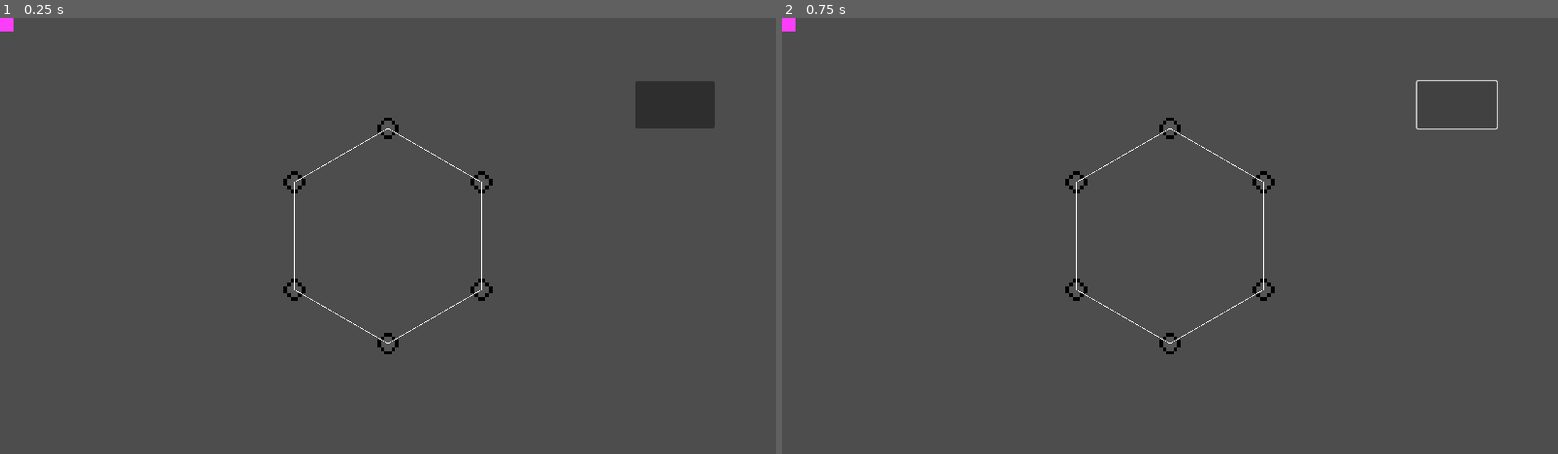
Above: before the commit, frames 1-2 (left to right).
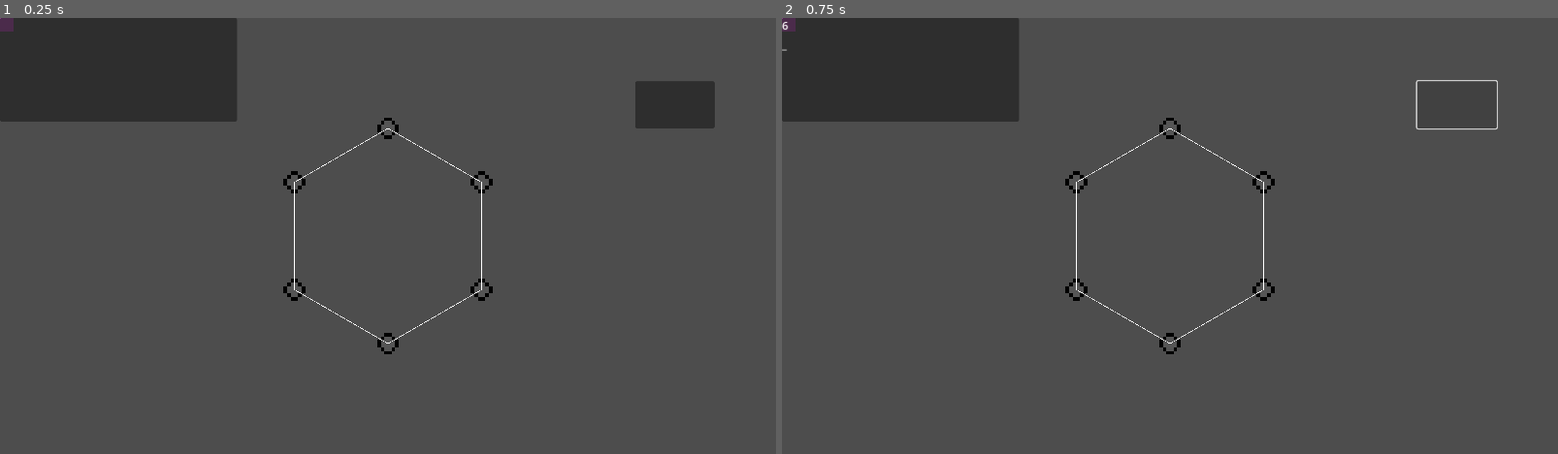
Above: after the commit, the same moments.

Repository: anrew1002/godot_game
Game: Godot game, scene res://scenes/root.tscn
The game is run twice, just before and just after one commit, with the same random seed, the same clock (stepped at 60 frames per second) and the same inputs.
Inputs (mouse positions are in pixels of both pictures, inside the frame that each line leads up to):
- Up to frame 1 (0.25 s): no input
- Up to frame 2 (0.75 s): click (1457, 105) at 0.5 s

The runs differ from the first frame. In frame 1, 7.3% of the frame differs, in the area x 0-31%, y 0-24%; in frame 2, 7.3%.

Commit message:
[debuging]finding intesect points

Diff:
--- a/assets/objects/Catcher.tscn
+++ b/assets/objects/Catcher.tscn
@@ -1,7 +1,8 @@
-[gd_scene load_steps=3 format=3 uid="uid://b3svgf4pr2n3m"]
+[gd_scene load_steps=4 format=3 uid="uid://b3svgf4pr2n3m"]
 
 [ext_resource type="Script" path="res://scripts/Catcher.gd" id="1_iv65j"]
 [ext_resource type="Script" path="res://scripts/Threads.gd" id="2_qifao"]
+[ext_resource type="Script" path="res://scripts/Ring.gd" id="3_fe4cl"]
 
 [node name="Catcher" type="Node2D"]
 script = ExtResource("1_iv65j")
@@ -12,7 +13,9 @@
 script = ExtResource("2_qifao")
 
 [node name="Ring" type="Line2D" parent="."]
+closed = true
 width = 1.0
+script = ExtResource("3_fe4cl")
 
 [node name="Button" type="Button" parent="."]
 offset_left = 943.0
--- a/assets/objects/debug/pink.tscn
+++ b/assets/objects/debug/pink.tscn
@@ -6,6 +6,7 @@
 position = Vector2(-20, -20)
 
 [node name="TextureRect" type="TextureRect" parent="."]
+modulate = Color(1, 1, 1, 0.239216)
 offset_left = -20.0
 offset_top = -20.0
 offset_right = 20.0
--- a/scenes/root.tscn
+++ b/scenes/root.tscn
@@ -1,7 +1,23 @@
-[gd_scene load_steps=2 format=3 uid="uid://dl3nes2su7wlc"]
+[gd_scene load_steps=3 format=3 uid="uid://dl3nes2su7wlc"]
 
 [ext_resource type="PackedScene" uid="uid://b3svgf4pr2n3m" path="res://assets/objects/Catcher.tscn" id="1_322gl"]
+[ext_resource type="Script" path="res://scripts/UICounter.gd" id="2_5jok5"]
 
 [node name="Root" type="Node2D"]
 
 [node name="Catcher" parent="." instance=ExtResource("1_322gl")]
+
+[node name="UICounter" type="PanelContainer" parent="."]
+unique_name_in_owner = true
+offset_right = 352.0
+offset_bottom = 154.0
+script = ExtResource("2_5jok5")
+
+[node name="VC" type="VBoxContainer" parent="UICounter"]
+layout_mode = 2
+
+[node name="Label" type="Label" parent="UICounter/VC"]
+layout_mode = 2
+
+[node name="Label2" type="Label" parent="UICounter/VC"]
+layout_mode = 2
--- a/scripts/Catcher.gd
+++ b/scripts/Catcher.gd
@@ -9,55 +9,26 @@
 var counter = 0
 # Called when the node enters the scene tree for the first time.
 func _ready():
-	pass # Replace with function body.
-
-# var sockets = []
-
-func _draw():
-
-	var center = get_viewport_rect().size / 2.0
-	var radius = 160
-	#var angle_from = 20
-	#var angle_to = 360
-	var color = Color(1.0, 0.0, 0.0)
-	draw_circle_arc(center,radius, color)
-
-func draw_circle_arc(center, radius, _color):
-	var angle_from = 0
-	var angle_to = 360
-	var nb_points = 6
-	var points_arc = PackedVector2Array()
-	counter +=1
-
-	for i in range(nb_points + 1):
-		var angle_point = deg_to_rad(angle_from + i * (angle_to-angle_from) / nb_points - 90)
-		points_arc.push_back(center + Vector2(cos(angle_point), sin(angle_point)) * radius)
-
-	for index_point in range(nb_points+1):
-		#draw_circle(points_arc[index_point], 10, color)
-		cur_index_point = index_point
-		$"Ring".add_point(points_arc[index_point],-1)
-		var instance = socket.instantiate()
-		instance.ID = index_point
-		# sockets.append(instance)
-		instance.global_position = points_arc[index_point]
-		sockets.add_child(instance)
-
+	pass
 
 func _on_back_pressed():
+	var child_new = sockets.get_child_count()
+	%UICounter.display(str(child_new), "_")
 	threads.back()
 
 
 func _on_threads_line_created(s_pos, thr):
-
+	var child_old = sockets.get_child_count()
 	for sck in sockets.get_children():
 		if is_equal_approx(s_pos[0],sck.global_position[0]) and is_equal_approx(s_pos[1],sck.global_position[1]):
+
 			return
-	print("Childs: " + var_to_str(sockets.get_child_count()))
 	var instance = socket.instantiate()
 	instance.ID = cur_index_point
 	cur_index_point+=1
 	sockets.add_child(instance)
+	var child_new = sockets.get_child_count()
+	%UICounter.display(str(child_new),"+"+str(child_new - child_old))
 	var loc_pos = thr.to_global(s_pos)
 	instance.position =  loc_pos - Vector2(16,16)
 	instance.z_index = 10
--- /dev/null
+++ b/scripts/Ring.gd
@@ -0,0 +1,32 @@
+extends Line2D
+
+@onready var socket = preload("uid://bb117svyyitnf")
+@onready var sockets: Node2D = $"../Sockets"
+@export var radius: int = 160
+@export var nb_points: int = 6
+@export	var color = Color(1.0, 0.0, 0.0)
+
+# Called when the node enters the scene tree for the first time.
+func _ready():
+	var center = get_viewport_rect().size / 2.0
+	draw_circle_arc(center)
+
+# func _draw():
+
+	# queue_redraw()
+
+func draw_circle_arc(center):
+	var angle_from = 0
+	var angle_to = 360
+
+	var points_arc = PackedVector2Array()
+
+	for i in range(nb_points + 1):
+		var angle_point = deg_to_rad(angle_from + i * (angle_to-angle_from) / nb_points - 90)
+		points_arc.push_back(center + Vector2(cos(angle_point), sin(angle_point)) * radius)
+
+	for index_point in range(nb_points):
+		add_point(points_arc[index_point],-1)
+		var instance = socket.instantiate()
+		instance.global_position = points_arc[index_point]
+		sockets.add_child(instance)
--- a/scripts/Socket.gd
+++ b/scripts/Socket.gd
@@ -17,5 +17,5 @@
 
 
 func _on_texture_button_left_click():
-	print(ID,get_global_rect().get_area())
+	# print(ID,get_global_rect().get_area())
 	mouseover = true
--- a/scripts/Threads.gd
+++ b/scripts/Threads.gd
@@ -14,6 +14,7 @@
 	for v in $"../Sockets".get_children():
 		if v.mouseover:
 			return v
+
 func add_pinky(pos:Vector2):
 	var sk = pink.instantiate()
 	sk.position = pos
@@ -37,7 +38,7 @@
 	if v:
 		# print("yea " + (var_to_str(strings.size())))
 		var v_pos = v.get_global_rect().get_center()
-		print(is_drawing)
+		# print(is_drawing)
 		if currentString.get_point_count() == 0:
 			is_drawing = true
 			currentString.add_point(v_pos)
@@ -87,10 +88,10 @@
 					# var sk = socket.instantiate()
 					# sk.position = intersect_point
 					# add_child(sk)
-					# add_pinky(intersect_point)
+					add_pinky(intersect_point)
 					line_created.emit(intersect_point,strings[i])
 					# print(intersect_point)
-					# print("intersect!")
+					print("intersect!")
 				# else: print(intersect_point)
 
 #Функция отмены действия
@@ -99,7 +100,7 @@
 		currentString.clear_points();
 		is_drawing = false
 	else:
-		print("yep")
+		# print("yep")
 		if strings.size() > 0 :
 			var string = strings.pop_back()
 			string.queue_free()
--- /dev/null
+++ b/scripts/UICounter.gd
@@ -0,0 +1,9 @@
+extends PanelContainer
+
+
+@onready var Label1 = $"VC/Label"
+@onready var Label2 = $"VC/Label2"
+
+func display(l1:String,l2:String):
+	Label1.text = l1
+	Label2.text = l2
